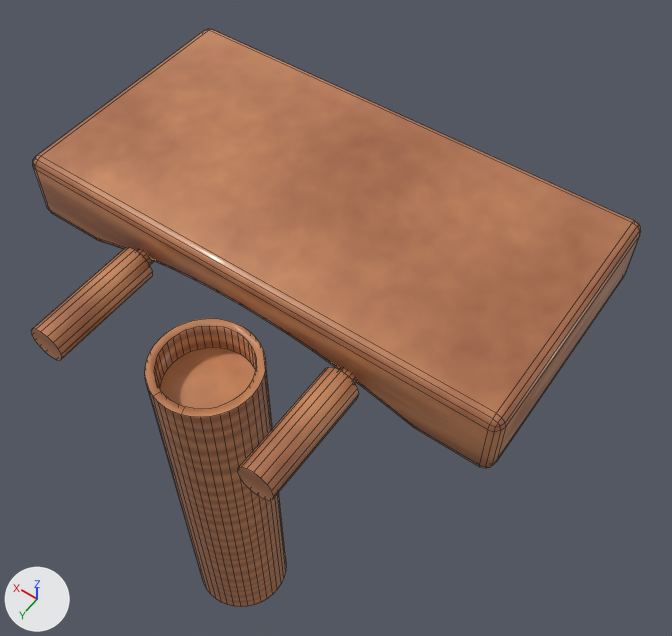
A saved change to the Blender file tools/video/marble_music/assets/instruments/marimba/model.blend.
One viewpoint serves both versions: a 50 mm lens placed at (-0.445, 0.606, 0.773), pointed at (-0.001, -0.015, -0.204). The lights are fixed; the arrows at lower left show +X, +Y and +Z. The first picture is the older version. Mesh edges are drawn as thin lines.

In view in the first picture: 'marimba_default'.
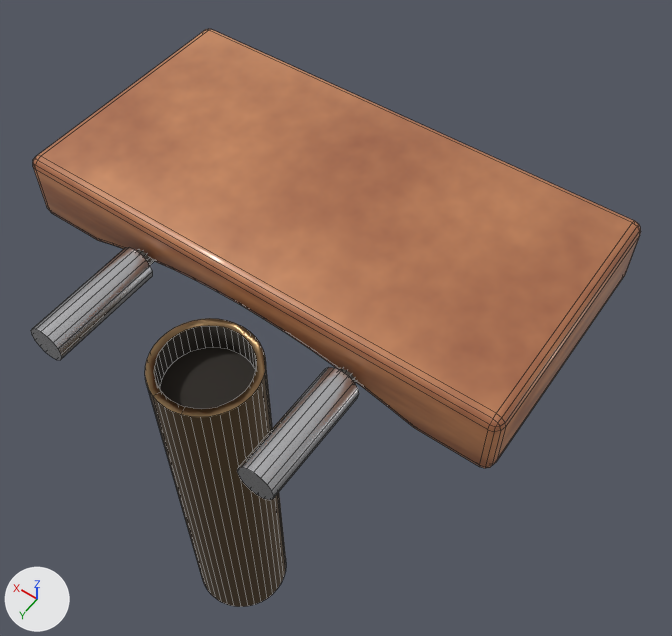
Scene script edits in JSON lines:
```json
{"op": "add", "block": "mat_mar_res", "code": ["mat_mar_res = principled_material('mar_res')", "mat_mar_res.base_color = (0.25, 0.16, 0.08)  # brown #896f50", "mat_mar_res.metallic = 1.0", "mat_mar_res.roughness = 0.35"]}
{"op": "add", "block": "mat_mar_dark", "code": ["mat_mar_dark = principled_material('mar_dark')", "mat_mar_dark.base_color = (0.02, 0.015, 0.01)  # black #272119", "mat_mar_dark.roughness = 0.8"]}
{"op": "add", "block": "mat_mar_cord", "code": ["mat_mar_cord = principled_material('mar_cord')", "mat_mar_cord.base_color = (0.08, 0.07, 0.06)  # dark grey #504b45", "mat_mar_cord.roughness = 0.7"]}
{"op": "add", "block": "mat_pin", "code": ["mat_pin = principled_material('pin')", "mat_pin.base_color = (0.7, 0.7, 0.72)  # light grey #dadadd", "mat_pin.metallic = 1.0", "mat_pin.roughness = 0.25"]}
{"block": "me_marimba_default", "where": "me_marimba_default.from_pydata(...)  # 488 vertices, 351 faces; spans x -0.31..0.31, y -0.17..0.31, z -0.56..0.045"}
{"block": "me_marimba_default", "where": "# used by ob_marimba_default; location = (0.0, 0.0, 0.0)"}
{"block": "me_marimba_default", "change": "me_marimba_default part 1: 26 of the faces centred in x -0.15..0.15, y 0.06..0.29, z -0.025..-0.005 switch from mat_marimba_body_default to mat_mar_cord (dark grey #504b45)"}
{"block": "me_marimba_default", "change": "me_marimba_default part 2: all 40 faces centred in x -0.064..0.064, y 0.158..0.286, z -0.3 switch from mat_marimba_body_default to mat_mar_res (brown #896f50)"}
{"block": "me_marimba_default", "change": "me_marimba_default part 3: all 2 faces centred in x 0.0, y 0.217..0.28, z -0.04 switch from mat_marimba_body_default to mat_mar_res (brown #896f50)"}
{"block": "me_marimba_default", "change": "me_marimba_default part 4: all 41 faces centred in x -0.054..0.054, y 0.168..0.276, z -0.08..-0.06 switch from mat_marimba_body_default to mat_mar_dark (black #272119)"}
{"block": "me_marimba_default", "change": "me_marimba_default part 5: all 17 faces centred in x -0.161..-0.119, y 0.17..0.24, z -0.036..0.006 switch from mat_marimba_body_default to mat_pin (light grey #dadadd)"}
{"block": "me_marimba_default", "change": "me_marimba_default part 6: all 17 faces centred in x 0.119..0.161, y 0.17..0.24, z -0.036..0.006 switch from mat_marimba_body_default to mat_pin (light grey #dadadd)"}
{"block": "me_marimba_default", "change": "me_marimba_default part 7: the 1 face centred in x -0.14, y 0.31, z -0.015 switches from mat_marimba_body_default to mat_pin (light grey #dadadd)"}
{"block": "me_marimba_default", "change": "me_marimba_default part 8: the 1 face centred in x 0.14, y 0.31, z -0.015 switches from mat_marimba_body_default to mat_pin (light grey #dadadd)"}
```

Boxes (x1, y1, x2, y2) around the edits, measured in the pictures (672 x 636 px):
```json
{"part": 1, "of": "me_marimba_default", "change": "recoloured", "before": [137, 250, 356, 383], "after": [137, 250, 356, 383]}
{"part": 2, "of": "me_marimba_default", "change": "recoloured", "before": [147, 360, 286, 607], "after": [147, 360, 286, 607]}
{"part": 3, "of": "me_marimba_default", "change": "recoloured", "before": [145, 318, 266, 417], "after": [145, 318, 266, 417], "on screen": "darker"}
{"part": 4, "of": "me_marimba_default", "change": "recoloured", "before": [154, 326, 256, 409], "after": [154, 326, 256, 409], "on screen": "darker"}
{"part": 5, "of": "me_marimba_default", "change": "recoloured", "before": [238, 367, 359, 498], "after": [238, 367, 359, 498], "on screen": "brown to light grey"}
{"part": 6, "of": "me_marimba_default", "change": "recoloured", "before": [32, 247, 153, 358], "after": [32, 247, 153, 358], "on screen": "brown to light grey"}
{"part": 7, "of": "me_marimba_default", "change": "recoloured", "before": [237, 467, 274, 500], "after": [237, 467, 274, 500]}
{"part": 8, "of": "me_marimba_default", "change": "recoloured", "before": [31, 329, 62, 360], "after": [31, 329, 62, 360]}
```
